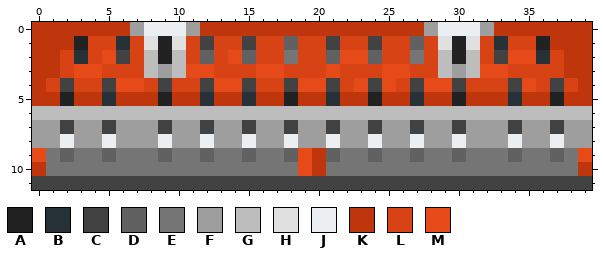
Pixel-art sprite: buildings/mower.png. This is how it looked before the edit.
The file is 160x48 pixels, drawn in blocks of 4x4; one block is one cell here. Colours within 5 levels of each other are drawn and written as one.
Palette (. is transparent): A #212121  B #263238  C #424242  D #616161  E #757575  F #9e9e9e  G #bdbdbd  H #e0e0e0  J #eceff1  K #bf360c  L #d84315  M #e64a19
Pixels before, first column x 0:
 0 KKKKKKKFJJJFKKKKKKKKKKKKKKKKFJJJFKKKKKKK
 1 KKKALLBLHAHLCLLCLLDLLCLLCLLDLHAHLBLLAKKK
 2 KKLBLMCLGAGLDLMDLLELLDMMDLLELGAGLCMMBLKK
 3 KKLMMLLLGFGMMLLLMMLLLMLLLMMLLGFGMMLLLLKK
 4 KLCLLCMMLCLLCMMCLLCMMCLMCMLCMMCLLLCMLCLK
 5 KKAKKBKKKAKKBKKBKKAKKBKKAKKBKKAKKKBKKAKK
 6 GGGGGGGGGGGGGGGGGGGGGGGGGGGGGGGGGGGGGGGG
 7 FFCFFCFFFCFFCFFCFFCFFCFFCFFCFFCFFFCFFCFF
 8 FFJFFJFFFJFFJFFJFFJFFJFFJFFJFFJFFFJFFJFF
 9 MEDEEDEEEDEEDEEDEEDMKDEEDEEDEEDEEEDEEDEM
10 KEEEEEEEEEEEEEEEEEEMKEEEEEEEEEEEEEEEEEEK
11 CCCCCCCCCCCCCCCCCCCCCCCCCCCCCCCCCCCCCCCC
New version:
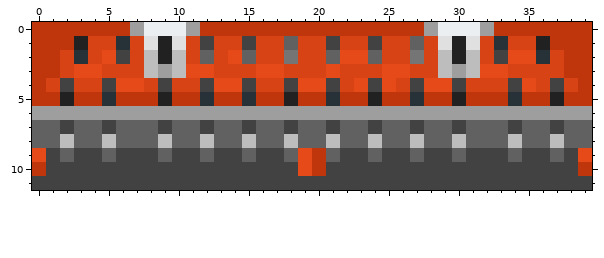
Edits made:
Changed rows in their new state; - is an unchanged pixel.
first column x 0:
 6 FFFFFFFFFFFFFFFFFFFFFFFFFFFFFFFFFFFFFFFF
 7 DD-DD-DDD-DD-DD-DD-DD-DD-DD-DD-DDD-DD-DD
 8 DDGDDGDDDGDDGDDGDDGDDGDDGDDGDDGDDDGDDGDD
 9 -C-CC-CCC-CC-CC-CC----CC-CC-CC-CCC-CC-C-
10 -CCCCCCCCCCCCCCCCCC--CCCCCCCCCCCCCCCCCC-
